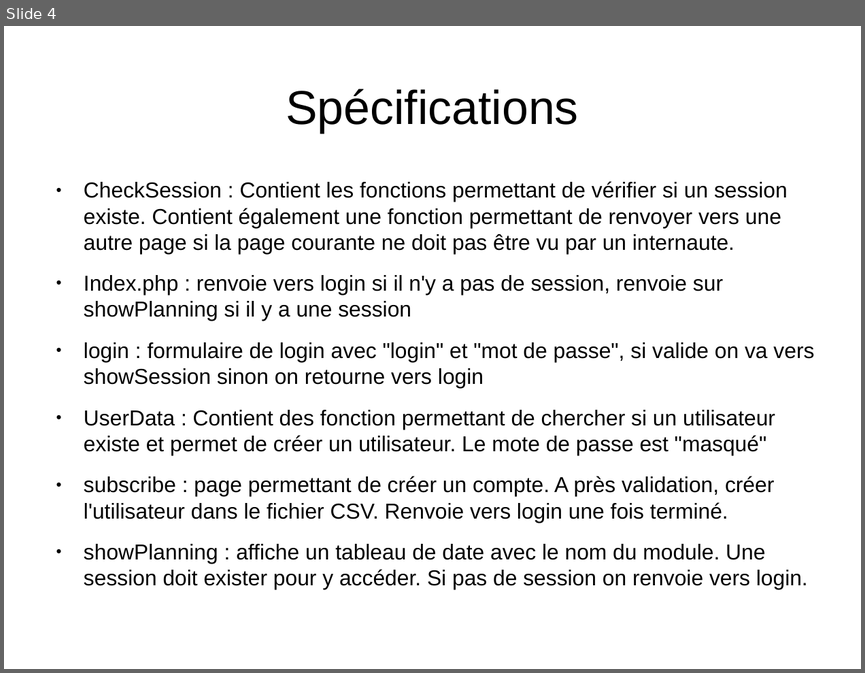
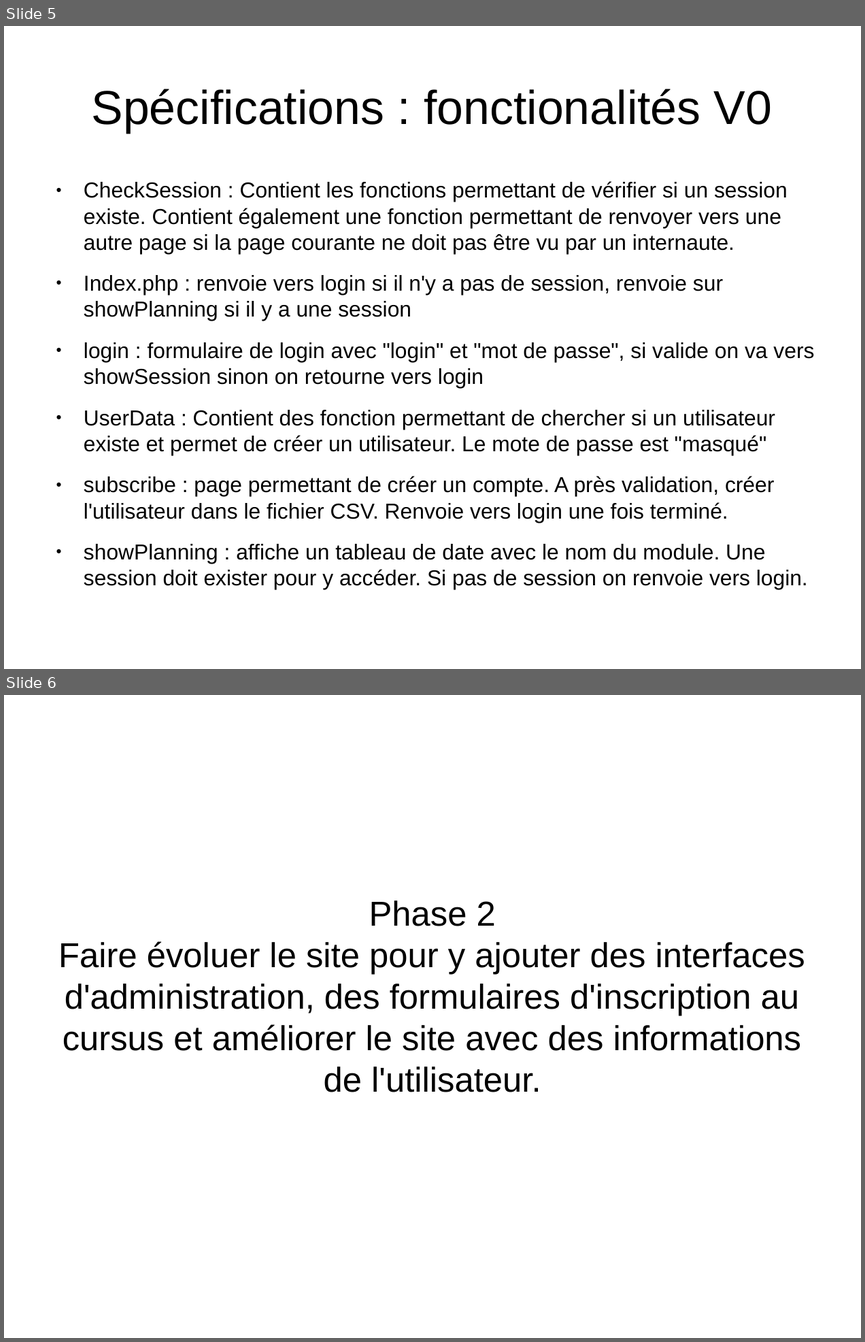
Before and after one commit to TOTOleHero/SmileFormationPHP, a slide deck: mini-projet.odp. Shown one above the other, each under a label of ours: slide 4 before the commit, slides 5 and 6 after it. The pictures are 865x673 and 865x1342 pixels, drawn with LibreOffice and Linux fonts; fonts in the diff are those of the drawing. Boxes give left, top, right and bottom in pixels: in the first picture for what was removed or moved away, otherwise in the second. Text is boxed around its words. In the diff, an @@ line names an element or a change of style, - is before the commit and + after.

```diff
--- a/mini-projet.odp
+++ b/mini-projet.odp
@@ slide 6 added at bbox=[4, 695, 861, 1338], background #FFFFFF @@
@@ subtitle added at bbox=[58, 900, 805, 1092], 32 pt, text #000000 @@
+Phase 2
+Faire évoluer le site pour y ajouter des interfaces d'administration, des formulaires d'inscription au cursus et améliorer le site avec des informations de l'utilisateur.
@@ what was slide 4 is now slide 5 @@
@@ slide 5 changed as well @@
@@ title at bbox=[92, 89, 772, 133]: text changed @@
-Spécifications
+Spécifications : fonctionalités V0
```
Also in this commit, not shown: 3 other slides changed, 4 other slides added.
